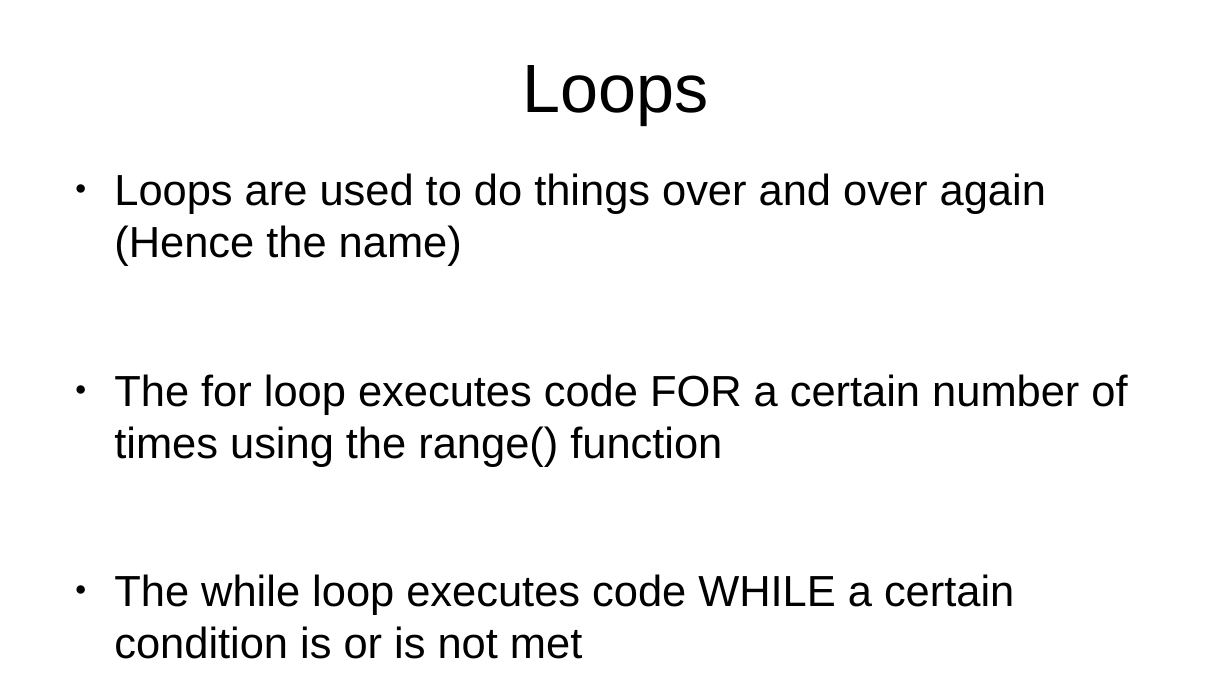
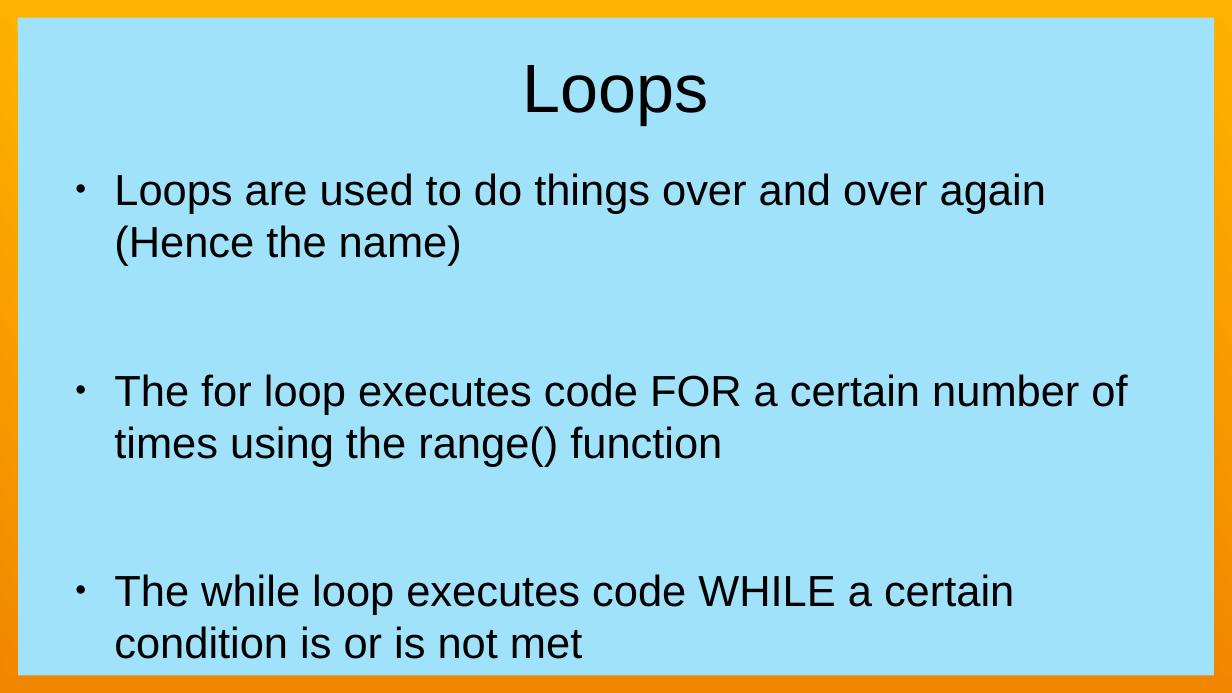
Before and after one commit to JayBee12/ITBadgePDT22021, a slide deck: slide 5 of Presentation.odp. Drawn at 1232x693 pixels with LibreOffice and Linux fonts; fonts in the diff are those of the drawing. Boxes give left, top, right and bottom in pixels: in the first picture for what was removed or moved away, otherwise in the second. Text is boxed around its words. In the diff, an @@ line names an element or a change of style, - is before the commit and + after.

```diff
--- a/Presentation.odp
+++ b/Presentation.odp
@@ rectangle added at (x1=0, y1=0, x2=1232, y2=693), fill #43C7F4 at 50% opacity @@
@@ rectangle added at (x1=0, y1=0, x2=18, y2=693), fill gradient #FFB200 to #F18700 @@
@@ rectangle added at (x1=0, y1=0, x2=1232, y2=18), fill #FFB200 @@
@@ rectangle added at (x1=1215, y1=0, x2=1232, y2=693), fill gradient #FFB200 to #F18700 @@
@@ rectangle added at (x1=0, y1=675, x2=1232, y2=693), fill #F18700 @@
```
Also in this commit, not shown: 5 other slides changed, 3 slides added, 1 slide removed, 1 other file.
